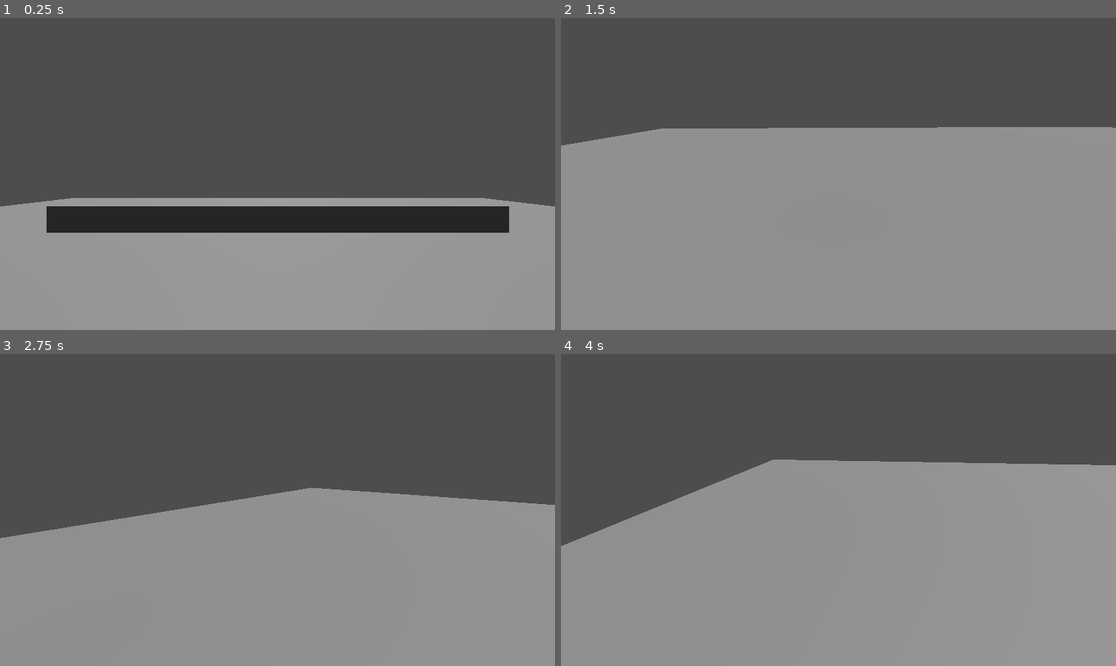
Above: before the commit, frames 1-4 (two rows, left to right).
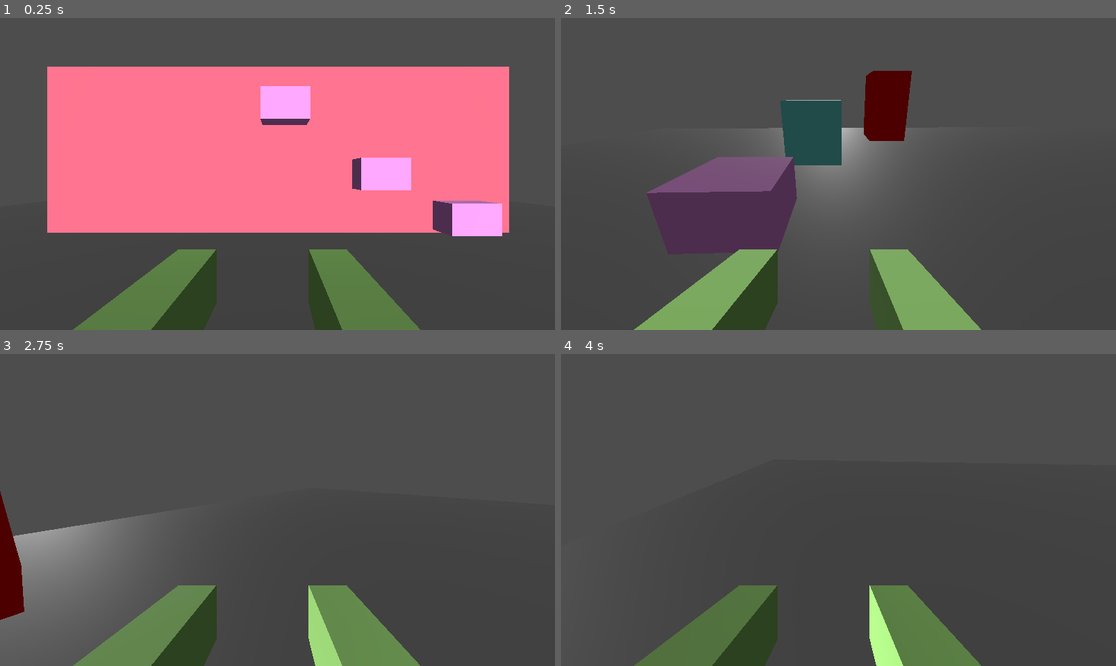
Above: after the commit, the same moments.

Repository: CharliBartolo/SpecialDelivery
Game: Godot game, scene res://boxtest.tscn
The game is run twice, just before and just after one commit, with the same random seed, the same clock (stepped at 60 frames per second) and the same inputs.
Inputs (mouse positions are in pixels of both pictures, inside the frame that each line leads up to):
- Up to frame 1 (0.25 s): no input
- Up to frame 2 (1.5 s): tap Enter (ui_accept) at 0.5, 0.77 s; move the mouse to (960, 158) at 0.52 s; hold D (right) 0.53-1.28 s; click (960, 158) at 0.67 s; move the mouse to (810, 174) at 1.27 s; hold W (up) from 1.28 s (still down)
- Up to frame 3 (2.75 s): keep holding W (up); tap Enter (ui_accept) at 1.52 s; move the mouse to (288, 503) at 2.02 s
- Up to frame 4 (4 s): keep holding W (up); move the mouse to (832, 516) at 2.77 s; tap Enter (ui_accept) at 3.02, 3.77 s; move the mouse to (877, 513) at 3.52 s

The runs differ from the first frame. In frame 1, 77% of the frame differs, in the area x 0-100%, y 15-100%; in frame 2, 66%; in frame 3, 50%; in frame 4, 60%.

Commit message:
Added arms and coloured boxes to scene

Diff:
--- a/boxtest.tscn
+++ b/boxtest.tscn
@@ -6,6 +6,16 @@
 
 [sub_resource type="CapsuleShape3D" id="CapsuleShape3D_2gsr1"]
 radius = 0.591591
+
+[sub_resource type="BoxShape3D" id="BoxShape3D_q1rxy"]
+
+[sub_resource type="BoxMesh" id="BoxMesh_qx43w"]
+
+[sub_resource type="StandardMaterial3D" id="StandardMaterial3D_1i787"]
+albedo_color = Color(0.623529, 0.870588, 0.470588, 1)
+
+[sub_resource type="StandardMaterial3D" id="StandardMaterial3D_dm50n"]
+albedo_color = Color(0.623529, 0.870588, 0.470588, 1)
 
 [sub_resource type="Environment" id="Environment_qfcej"]
 
@@ -15,12 +25,28 @@
 
 [sub_resource type="BoxMesh" id="BoxMesh_8a3b7"]
 
+[sub_resource type="StandardMaterial3D" id="StandardMaterial3D_drl8c"]
+albedo_color = Color(0.968627, 0.427451, 0.537255, 1)
+
 [sub_resource type="BoxShape3D" id="BoxShape3D_a062t"]
+
+[sub_resource type="BoxMesh" id="BoxMesh_2fxi6"]
+
+[sub_resource type="StandardMaterial3D" id="StandardMaterial3D_eo16k"]
+albedo_color = Color(1, 0.631373, 1, 1)
+
+[sub_resource type="BoxShape3D" id="BoxShape3D_dccr3"]
+
+[sub_resource type="StandardMaterial3D" id="StandardMaterial3D_cd5po"]
+albedo_color = Color(0.482353, 0.984314, 0.964706, 1)
+
+[sub_resource type="StandardMaterial3D" id="StandardMaterial3D_7i8ml"]
+albedo_color = Color(1, 0.0705882, 0, 1)
 
 [node name="Node3D" type="Node3D"]
 
 [node name="DirectionalLight3D" type="DirectionalLight3D" parent="."]
-transform = Transform3D(0.999973, 0.00734121, -6.70395e-10, 0.00352162, -0.479693, 0.877429, 0.0064414, -0.877406, -0.479706, 0, 9.18317, -6.62734)
+transform = Transform3D(0.999973, 0.00734122, 1.43486e-08, -0.0072967, 0.993909, 0.109963, 0.000807249, -0.10996, 0.993936, 0, 9.18317, -6.62734)
 
 [node name="CharacterBody3D" type="CharacterBody3D" parent="."]
 transform = Transform3D(1, 0, 0, 0, 1, 0, 0, 0, 1, -0.01388, 0.0235162, -0.0115159)
@@ -40,6 +66,26 @@
 [node name="Camera3D" type="Camera3D" parent="CharacterBody3D/Neck"]
 transform = Transform3D(1, 0, 0, 0, 1, 0, 0, 0, 1, 0, 0.577856, -0.334844)
 
+[node name="ArmLeft" type="Node3D" parent="CharacterBody3D/Neck/Camera3D"]
+transform = Transform3D(0.254801, 0, 0, 0, 0.363896, 0, 0, 0, 1.03165, -0.539206, -0.689188, -0.857867)
+
+[node name="CollisionShape3D" type="CollisionShape3D" parent="CharacterBody3D/Neck/Camera3D/ArmLeft"]
+shape = SubResource("BoxShape3D_q1rxy")
+
+[node name="MeshInstance3D" type="MeshInstance3D" parent="CharacterBody3D/Neck/Camera3D/ArmLeft"]
+mesh = SubResource("BoxMesh_qx43w")
+surface_material_override/0 = SubResource("StandardMaterial3D_1i787")
+
+[node name="ArmRight" type="Node3D" parent="CharacterBody3D/Neck/Camera3D"]
+transform = Transform3D(0.254801, 0, 0, 0, 0.363896, 0, 0, 0, 1.03165, 0.338349, -0.689188, -0.857867)
+
+[node name="CollisionShape3D" type="CollisionShape3D" parent="CharacterBody3D/Neck/Camera3D/ArmRight"]
+shape = SubResource("BoxShape3D_q1rxy")
+
+[node name="MeshInstance3D" type="MeshInstance3D" parent="CharacterBody3D/Neck/Camera3D/ArmRight"]
+mesh = SubResource("BoxMesh_qx43w")
+surface_material_override/0 = SubResource("StandardMaterial3D_dm50n")
+
 [node name="StaticBody3D" type="StaticBody3D" parent="."]
 
 [node name="WorldEnvironment" type="WorldEnvironment" parent="StaticBody3D"]
@@ -54,14 +100,83 @@
 
 [node name="Environment" type="Node3D" parent="."]
 
-[node name="StepTest" type="StaticBody3D" parent="Environment"]
-transform = Transform3D(1, 0, 0, 0, 1, 0, 0, 0, 1, 0, 0.664551, -6.62225)
+[node name="Wall1" type="StaticBody3D" parent="Environment"]
+transform = Transform3D(1, 0, 0, 0, 5.62172, 0, 0, 0, 1, 0.00478005, 4.15001, -6.62341)
 
-[node name="MeshInstance3D" type="MeshInstance3D" parent="Environment/StepTest"]
+[node name="MeshInstance3D" type="MeshInstance3D" parent="Environment/Wall1"]
 transform = Transform3D(12.3617, 0, 0, 0, 1, 0, 0, 0, 1.6956, 0, -0.446446, -0.00509453)
 mesh = SubResource("BoxMesh_8a3b7")
 skeleton = NodePath("")
+surface_material_override/0 = SubResource("StandardMaterial3D_drl8c")
 
-[node name="CollisionShape3D" type="CollisionShape3D" parent="Environment/StepTest"]
+[node name="CollisionShape3D" type="CollisionShape3D" parent="Environment/Wall1"]
 transform = Transform3D(12.3617, 0, 0, 0, 1, 0, 0, 0, 1.6956, 0, -0.417161, 0.0197425)
 shape = SubResource("BoxShape3D_a062t")
+
+[node name="Step1" type="StaticBody3D" parent="Environment"]
+transform = Transform3D(1.1875, 0, 0, 0, 0.772284, 0, 0, 0, 1.36306, 4.73098, 0.483162, -5.82739)
+
+[node name="MeshInstance3D" type="MeshInstance3D" parent="Environment/Step1"]
+transform = Transform3D(1, 0, 0, 0, 1, 0, 0, 0, 0.949323, 0, 0, 0)
+mesh = SubResource("BoxMesh_2fxi6")
+surface_material_override/0 = SubResource("StandardMaterial3D_eo16k")
+
+[node name="CollisionShape3D" type="CollisionShape3D" parent="Environment/Step1"]
+shape = SubResource("BoxShape3D_dccr3")
+
+[node name="Podiums2" type="StaticBody3D" parent="Environment"]
+transform = Transform3D(1.41016, 0, 0, 0, 1.59867, 0, 0, 0, 1.85793, 4.00186, 0.76595, 7.19433)
+
+[node name="MeshInstance3D" type="MeshInstance3D" parent="Environment/Podiums2"]
+transform = Transform3D(1, 0, 0, 0, 1, 0, 0, 0, 0.949323, 0, 0, 0)
+mesh = SubResource("BoxMesh_2fxi6")
+skeleton = NodePath("../../Podiums2")
+surface_material_override/0 = SubResource("StandardMaterial3D_cd5po")
+
+[node name="CollisionShape3D" type="CollisionShape3D" parent="Environment/Podiums2"]
+shape = SubResource("BoxShape3D_dccr3")
+
+[node name="Podiums3" type="StaticBody3D" parent="Environment"]
+transform = Transform3D(1.41016, 0, 0, 0, 3.60216, 0, 0, 0, 1.85793, 1.27649, 0.76595, 10.3983)
+
+[node name="MeshInstance3D" type="MeshInstance3D" parent="Environment/Podiums3"]
+transform = Transform3D(1, 0, 0, 0, 1, 0, 0, 0, 0.949323, 0.00539917, 0.00311437, 0.0012989)
+mesh = SubResource("BoxMesh_2fxi6")
+skeleton = NodePath("../../Podiums2")
+surface_material_override/0 = SubResource("StandardMaterial3D_7i8ml")
+
+[node name="CollisionShape3D" type="CollisionShape3D" parent="Environment/Podiums3"]
+shape = SubResource("BoxShape3D_dccr3")
+
+[node name="Step2" type="StaticBody3D" parent="Environment"]
+transform = Transform3D(1.1875, 0, 0, 0, 0.772284, 0, 0, 0, 1.36306, 2.56909, 1.57699, -5.82739)
+
+[node name="MeshInstance3D" type="MeshInstance3D" parent="Environment/Step2"]
+transform = Transform3D(1, 0, 0, 0, 1, 0, 0, 0, 0.949323, 0, 0, 0)
+mesh = SubResource("BoxMesh_2fxi6")
+surface_material_override/0 = SubResource("StandardMaterial3D_eo16k")
+
+[node name="CollisionShape3D" type="CollisionShape3D" parent="Environment/Step2"]
+shape = SubResource("BoxShape3D_dccr3")
+
+[node name="Podiums5" type="StaticBody3D" parent="Environment"]
+transform = Transform3D(1.1875, 0, 0, 0, 0.772284, 0, 0, 0, 1.36306, 4.73098, 0.349164, 3.8036)
+
+[node name="MeshInstance3D" type="MeshInstance3D" parent="Environment/Podiums5"]
+transform = Transform3D(1, 0, 0, 0, 1, 0, 0, 0, 0.949323, 0, 0, 0)
+mesh = SubResource("BoxMesh_2fxi6")
+surface_material_override/0 = SubResource("StandardMaterial3D_eo16k")
+
+[node name="CollisionShape3D" type="CollisionShape3D" parent="Environment/Podiums5"]
+shape = SubResource("BoxShape3D_dccr3")
+
+[node name="Step3" type="StaticBody3D" parent="Environment"]
+transform = Transform3D(1.1875, 0, 0, 0, 0.772284, 0, 0, 0, 1.36306, 0.172274, 3.28036, -5.82739)
+
+[node name="MeshInstance3D" type="MeshInstance3D" parent="Environment/Step3"]
+transform = Transform3D(1, 0, 0, 0, 1, 0, 0, 0, 0.949323, 0, 0, 0)
+mesh = SubResource("BoxMesh_2fxi6")
+surface_material_override/0 = SubResource("StandardMaterial3D_eo16k")
+
+[node name="CollisionShape3D" type="CollisionShape3D" parent="Environment/Step3"]
+shape = SubResource("BoxShape3D_dccr3")
Not shown: 1 places in boxtest.tscn that only renumber resources
